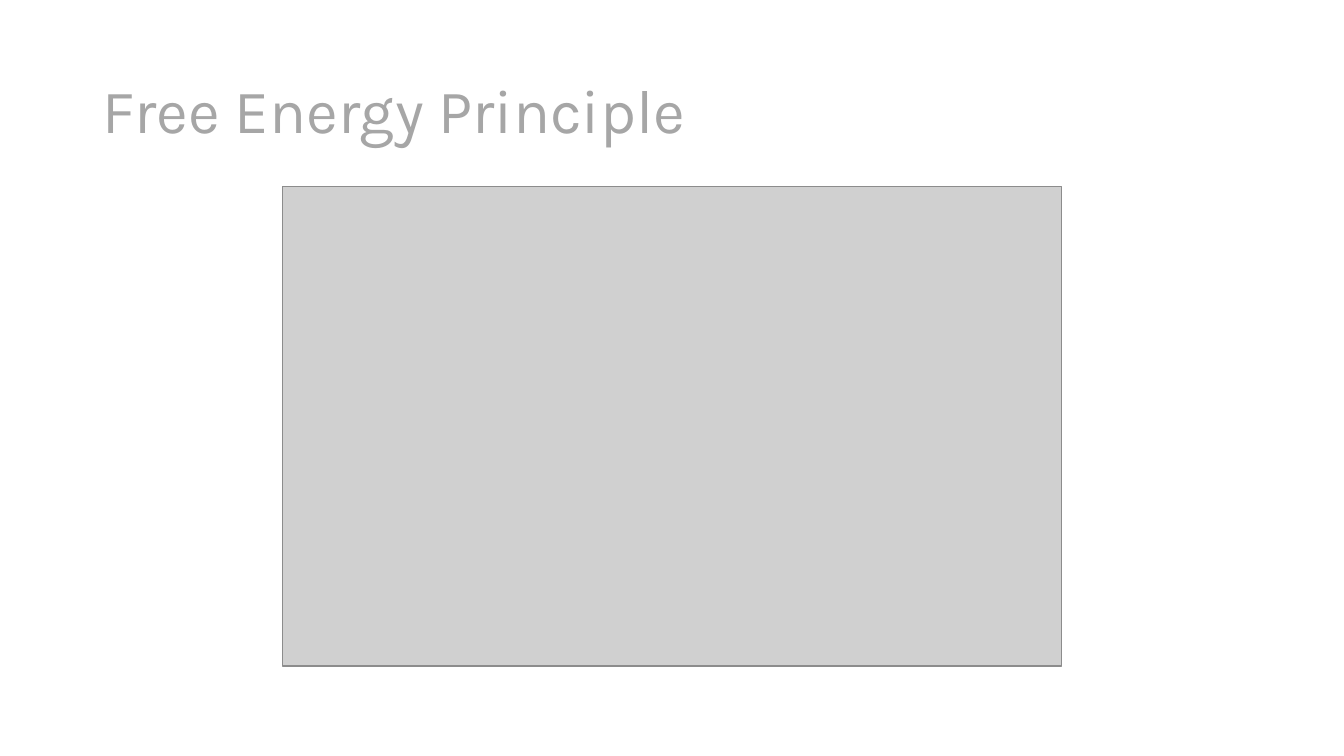
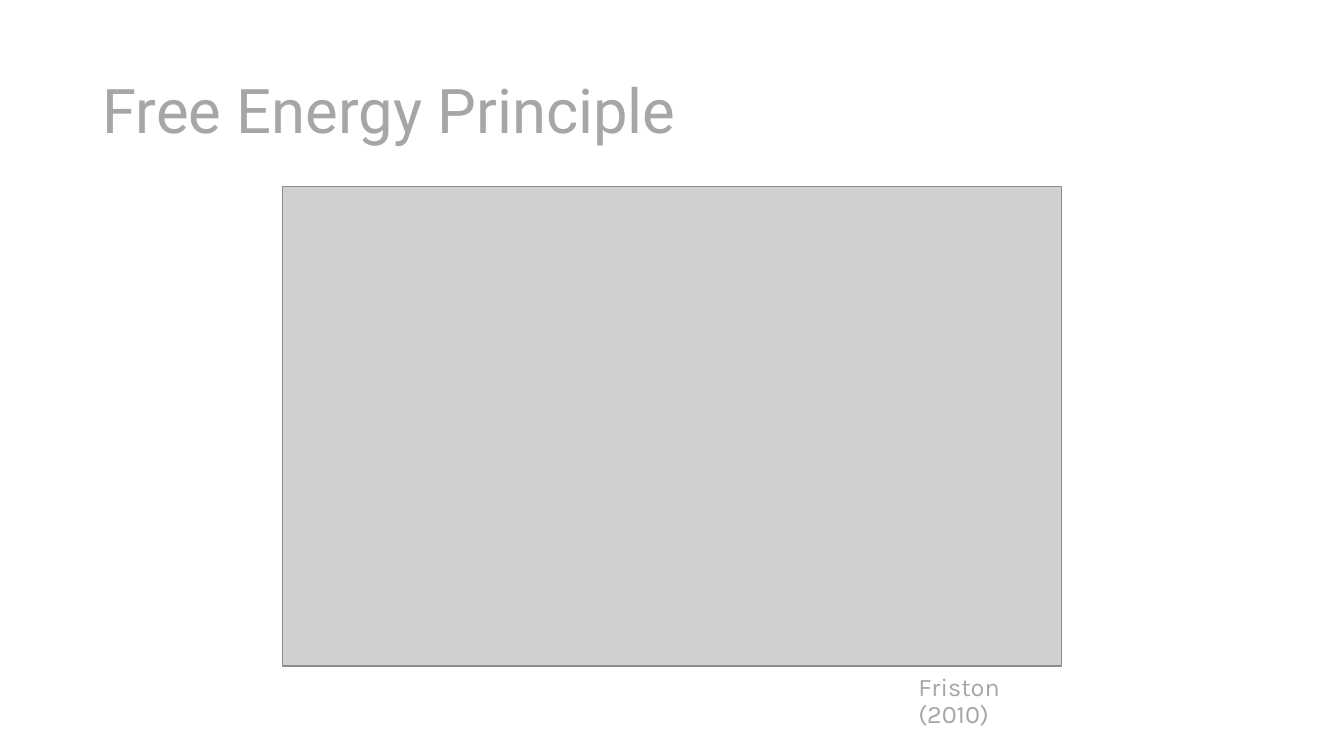
Before and after one commit to nghess/cnjc, a slide deck: slide 5 of in_vitro_free_energy/free_energy.pptx (slide 4 before the commit). Drawn at 1344x756 pixels with LibreOffice and Linux fonts; fonts in the diff are those of the drawing; grey boxes stand for pictures. Boxes give left, top, right and bottom in pixels: in the first picture for what was removed or moved away, otherwise in the second. Text is boxed around its words. In the diff, an @@ line names an element or a change of style, - is before the commit and + after.

```diff
--- a/in_vitro_free_energy/free_energy.pptx
+++ b/in_vitro_free_energy/free_energy.pptx
@@ title "Free Energy Principle" at (102, 87, 676, 146): font Karla to Roboto @@
@@ text added at (918, 679, 999, 726), 18 pt, text #A6A6A6 @@
+Friston (2010)
```
Also in this commit, not shown: 5 other slides changed, 13 slides added, 2 slides removed, 5 other files.
